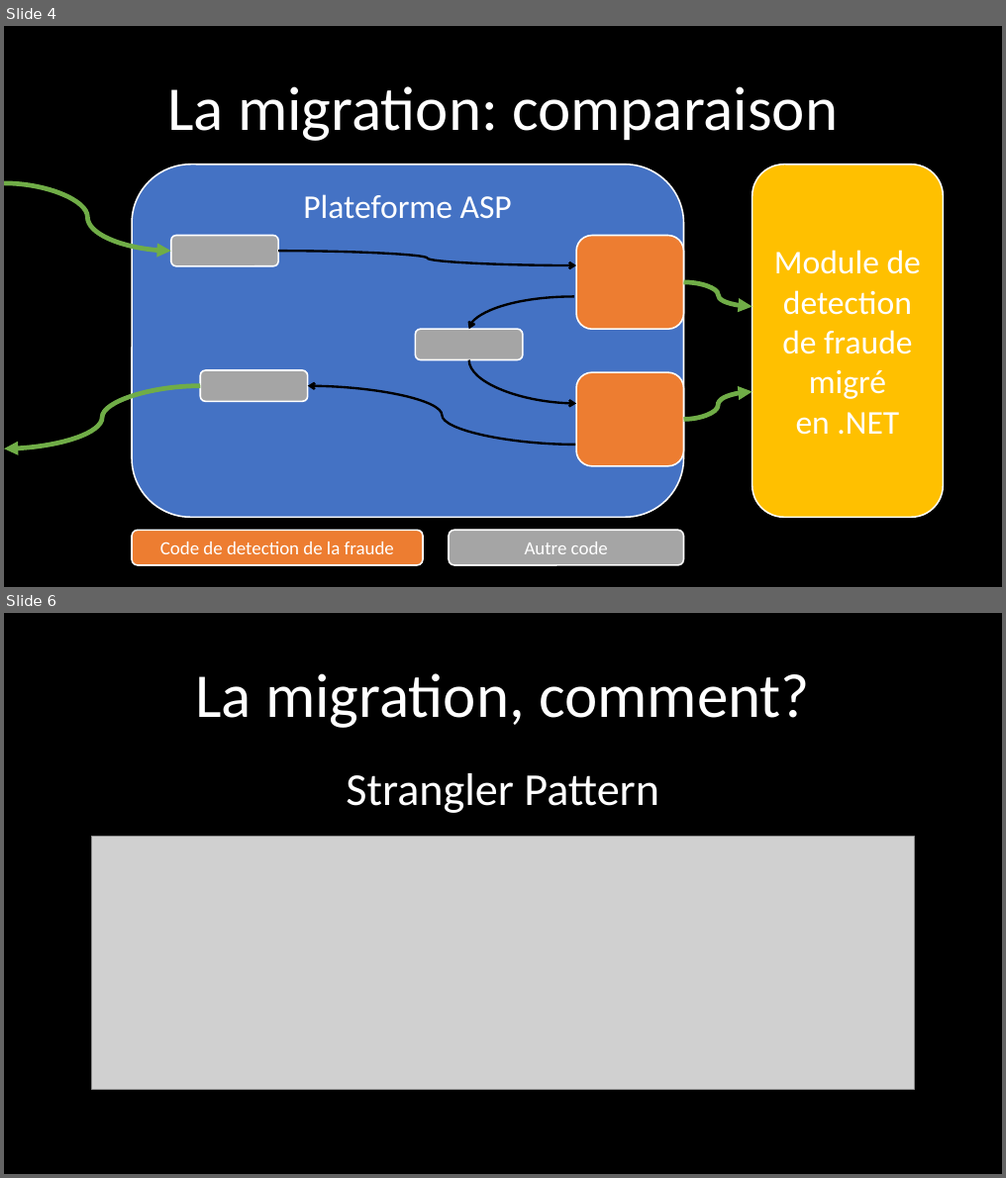
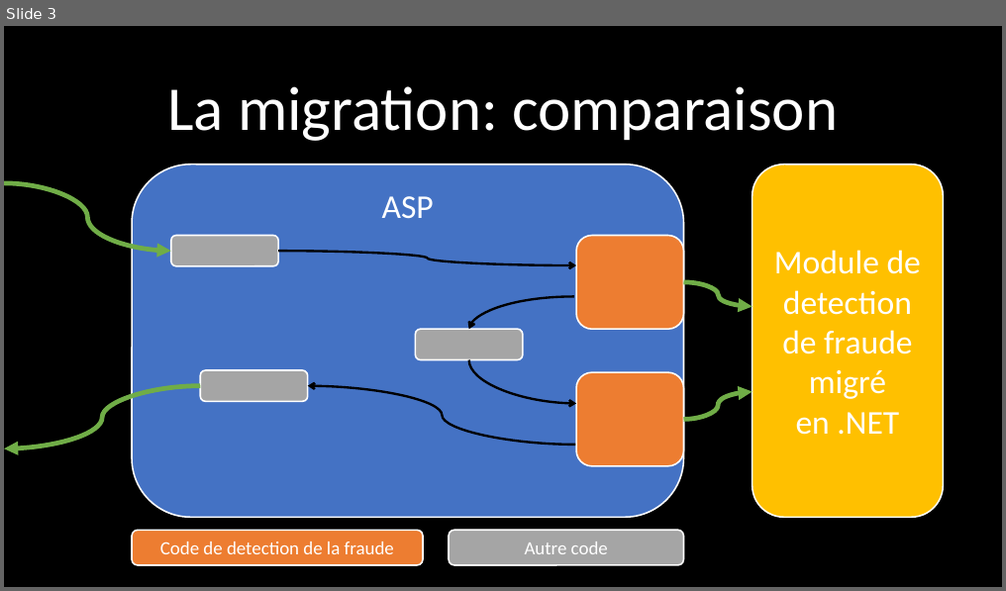
Before and after one commit to Pvlerick/DevDay2018, a slide deck: Slides.pptx. Shown one above the other, each under a label of ours: slides 4 and 6 before the commit, slide 3 after it; the slides between them are not shown. The pictures are 1006x1178 and 1006x591 pixels, drawn with LibreOffice and Linux fonts; fonts in the diff are those of the drawing; grey boxes stand for pictures. Boxes give left, top, right and bottom in pixels: in the first picture for what was removed or moved away, otherwise in the second. Text is boxed around its words. In the diff, an @@ line names an element or a change of style, - is before the commit and + after.

```diff
--- a/Slides.pptx
+++ b/Slides.pptx
@@ slide 6 removed at (4,613,1002,1174), background #000000 @@
@@ title removed at (195,673,810,728) @@
-La migration, comment?
@@ text removed at (346,773,659,813) @@
-Strangler Pattern
@@ picture removed at (91,837,914,1090) @@
@@ what was slide 4 is now slide 3 @@
@@ slide 3 changed as well @@
@@ text in rounded rectangle at (382,196,434,218): text changed @@
-Plateforme ASP
+ASP
```
Also in this commit, not shown: 3 other slides changed, 3 slides added, 4 other slides removed, 11 other files.
